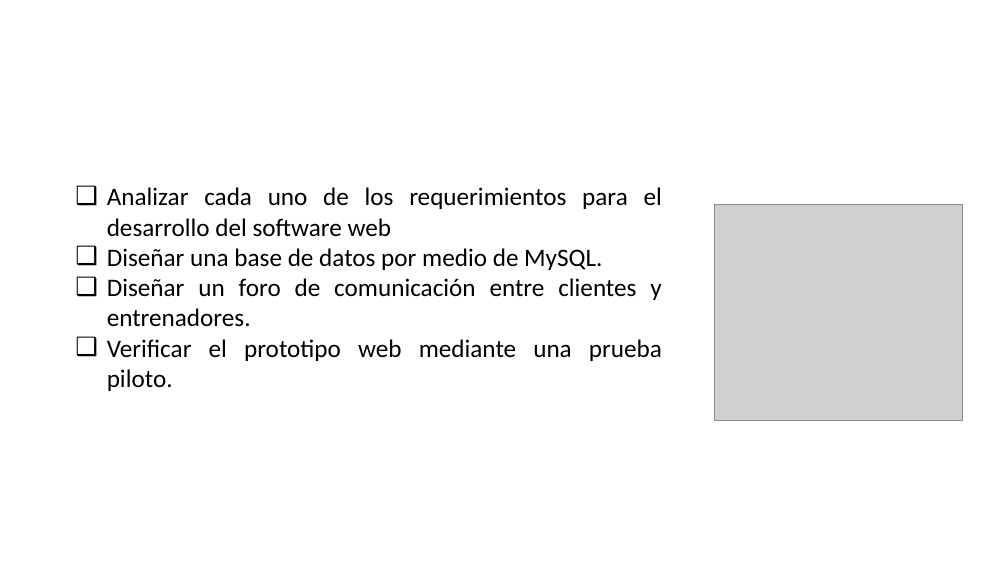
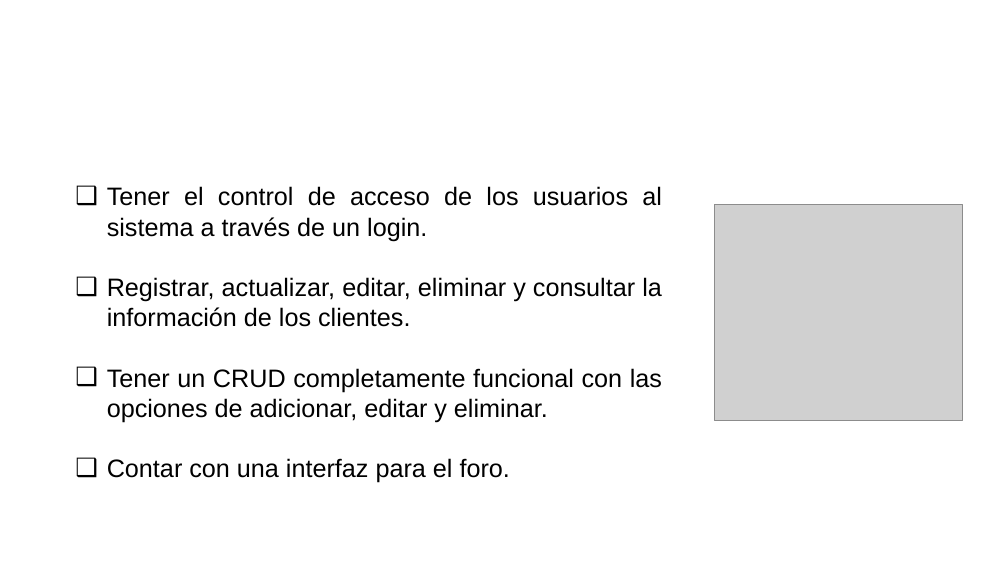
Before and after one commit to teamfsteelsystem/ProyectoFSS, a slide deck: slide 3 of Descripcion FSS/ExpoOficialFSS.pptx. Drawn at 1008x567 pixels with LibreOffice and Linux fonts; fonts in the diff are those of the drawing; grey boxes stand for pictures; background and template pictures are left out. Boxes give left, top, right and bottom in pixels: in the first picture for what was removed or moved away, otherwise in the second. Text is boxed around its words. In the diff, an @@ line names an element or a change of style, - is before the commit and + after.

```diff
--- a/Descripcion FSS/ExpoOficialFSS.pptx
+++ b/Descripcion FSS/ExpoOficialFSS.pptx
@@ text at (x1=107, y1=186, x2=662, y2=483): text changed; font Calibri to Arial @@
-❑ Analizar cada uno de los requerimientos para el desarrollo del software web
-❑ Diseñar una base de datos por medio de MySQL.
-❑ Diseñar un foro de comunicación entre clientes y entrenadores.
-❑ Verificar el prototipo web mediante una prueba piloto.
+❑ Tener el control de acceso de los usuarios al sistema a través de un login.
+❑ Registrar, actualizar, editar, eliminar y consultar la información de los clientes.
+❑ Tener un CRUD completamente funcional con las opciones de adicionar, editar y eliminar.
+❑ Contar con una interfaz para el foro.
```
Also in this commit, not shown: 9 other slides changed, 15 other files.
